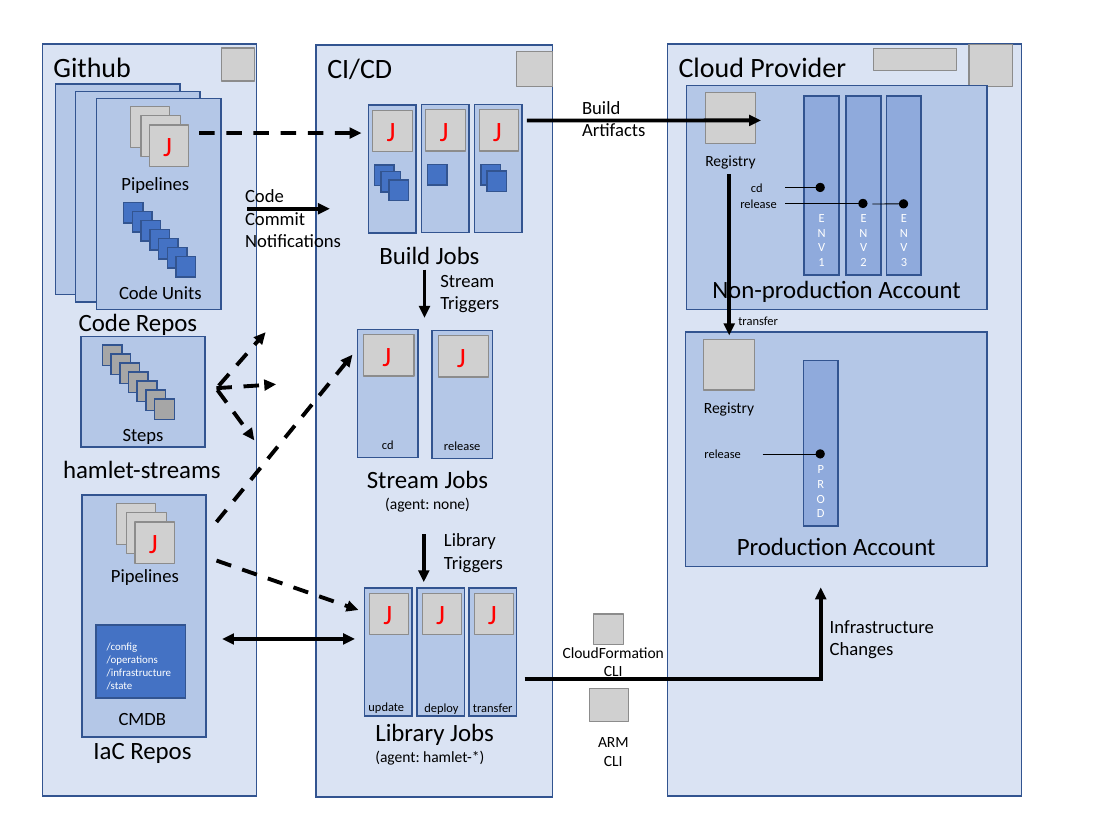
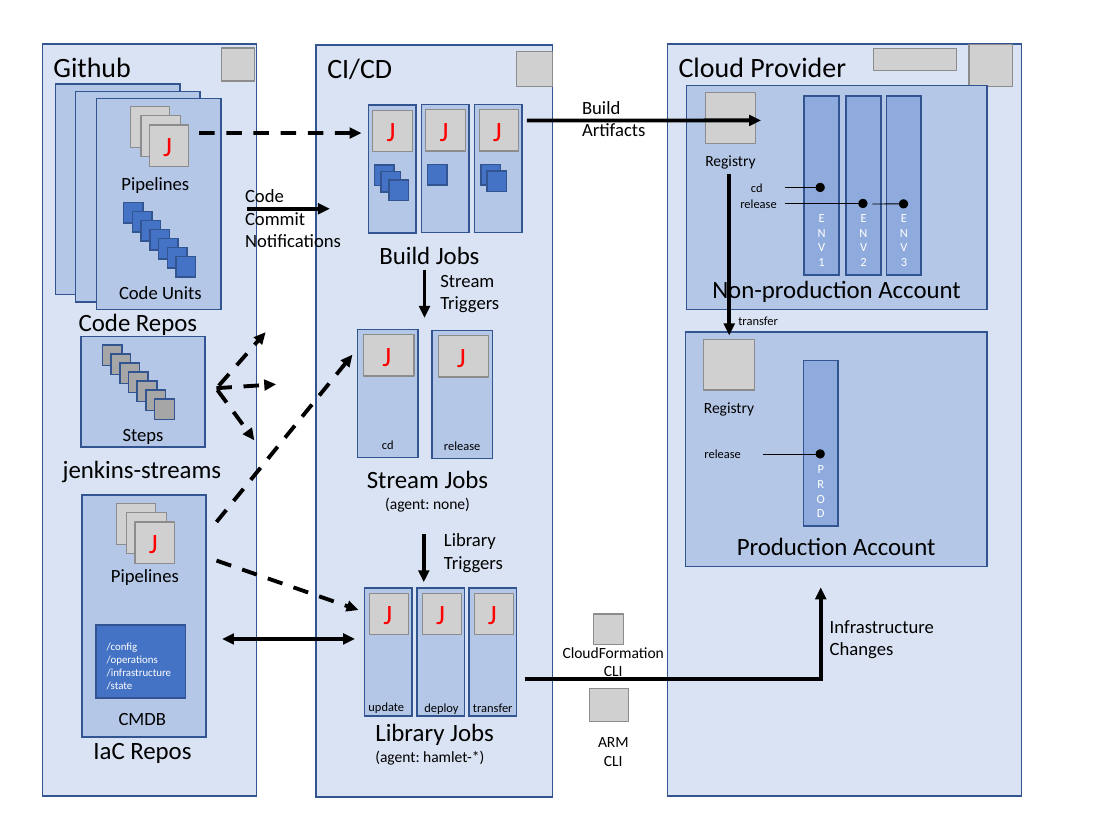
Before and after one commit to hamlet-io/jenkins-streams-shared-library, a slide deck: slide 1 of assets/overview.pptx. Drawn at 1120x840 pixels with LibreOffice and Linux fonts; fonts in the diff are those of the drawing; grey boxes stand for pictures. Boxes give left, top, right and bottom in pixels: in the first picture for what was removed or moved away, otherwise in the second. Text is boxed around its words. In the diff, an @@ line names an element or a change of style, - is before the commit and + after.

```diff
--- a/assets/overview.pptx
+++ b/assets/overview.pptx
@@ text at bbox=[63, 460, 221, 483]: text changed @@
-hamlet-streams
+jenkins-streams
```
Also in this commit, not shown: 13 other files.
